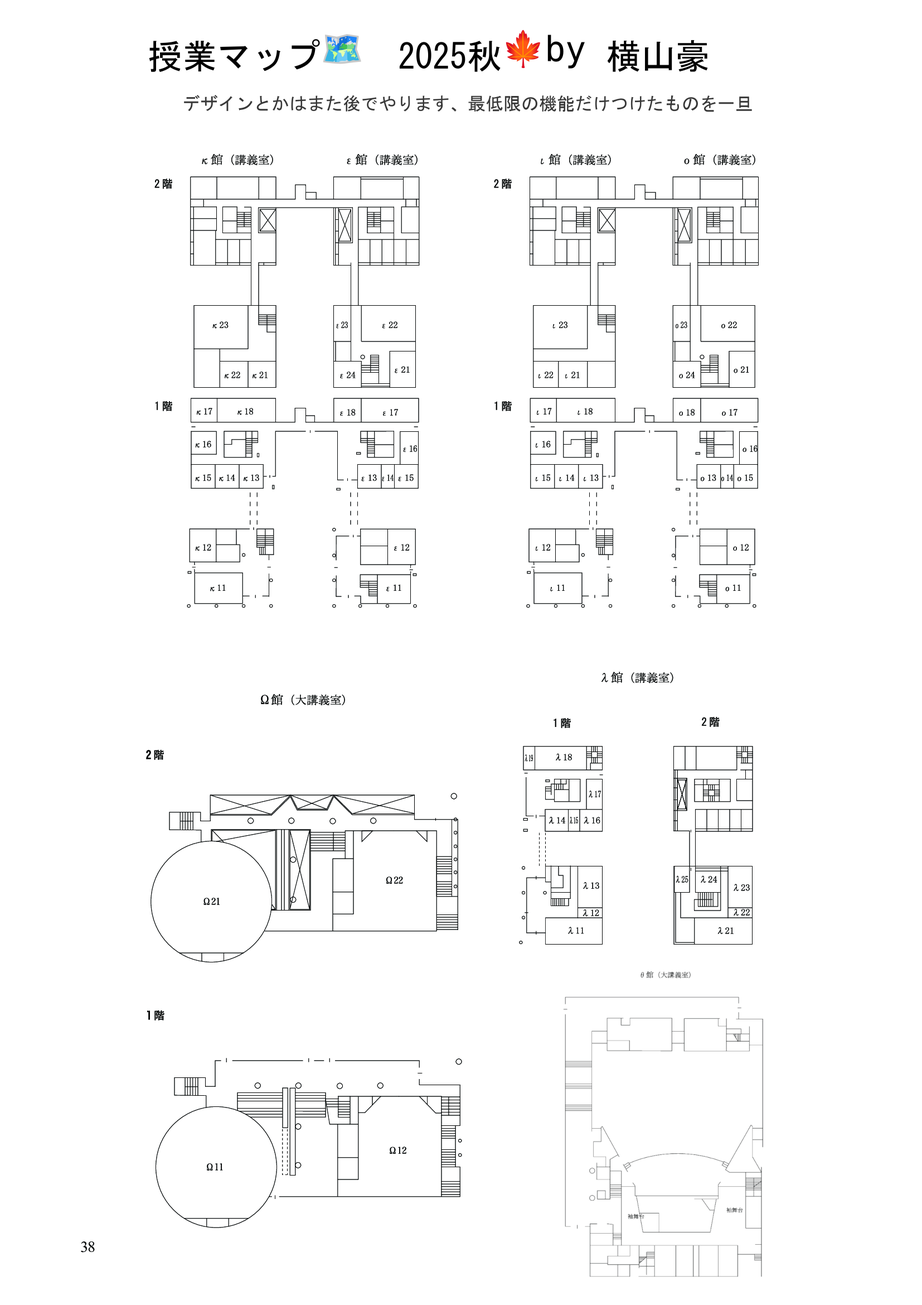
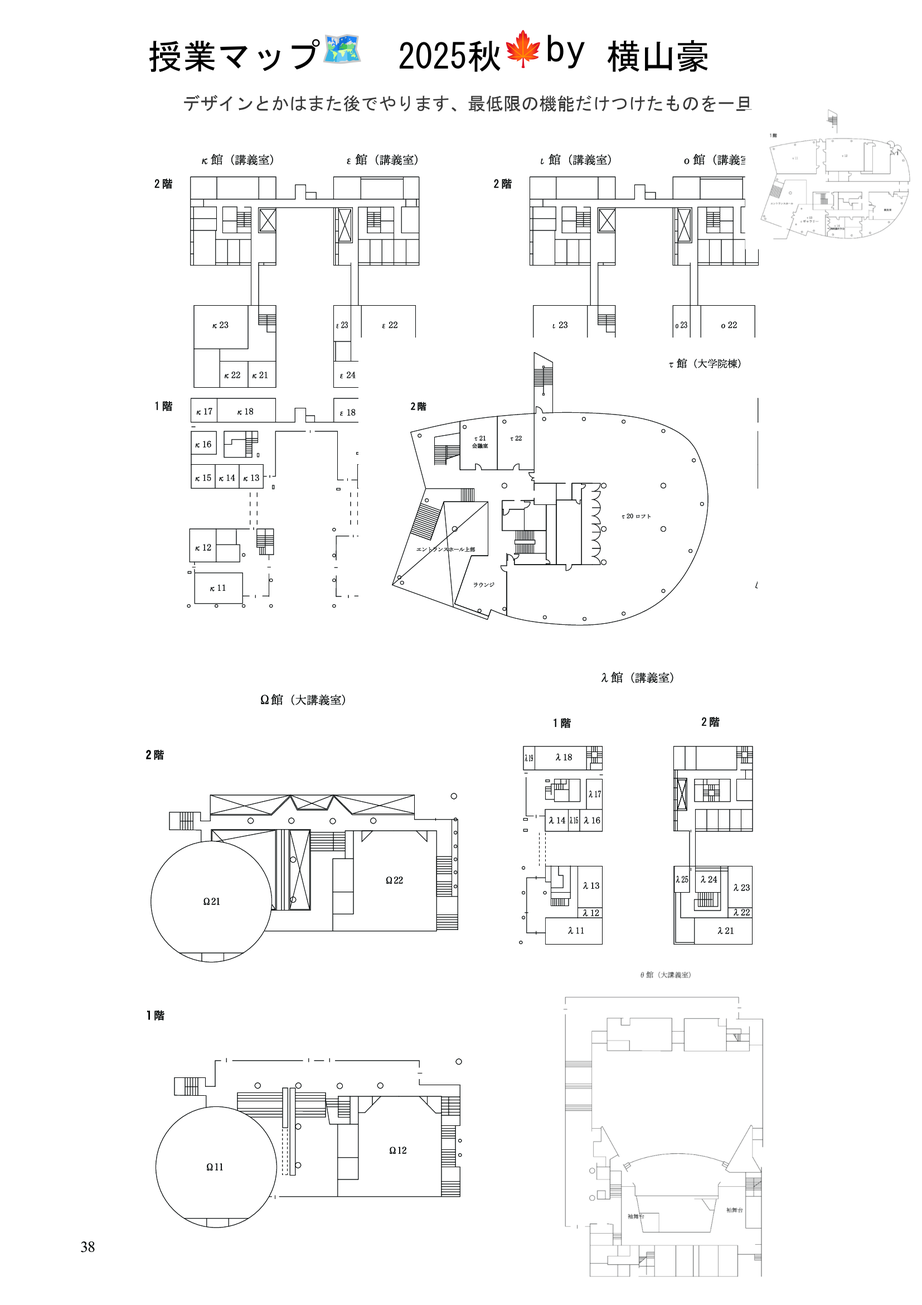
Two versions of the same layered image (922×1305). Layer-by-layer changes:
added layer "tau2f.png #1" above "Transformation" over box(358, 337, 758, 626)
added layer "Transformation" above "tau2f.png" over box(745, 108, 911, 250)
